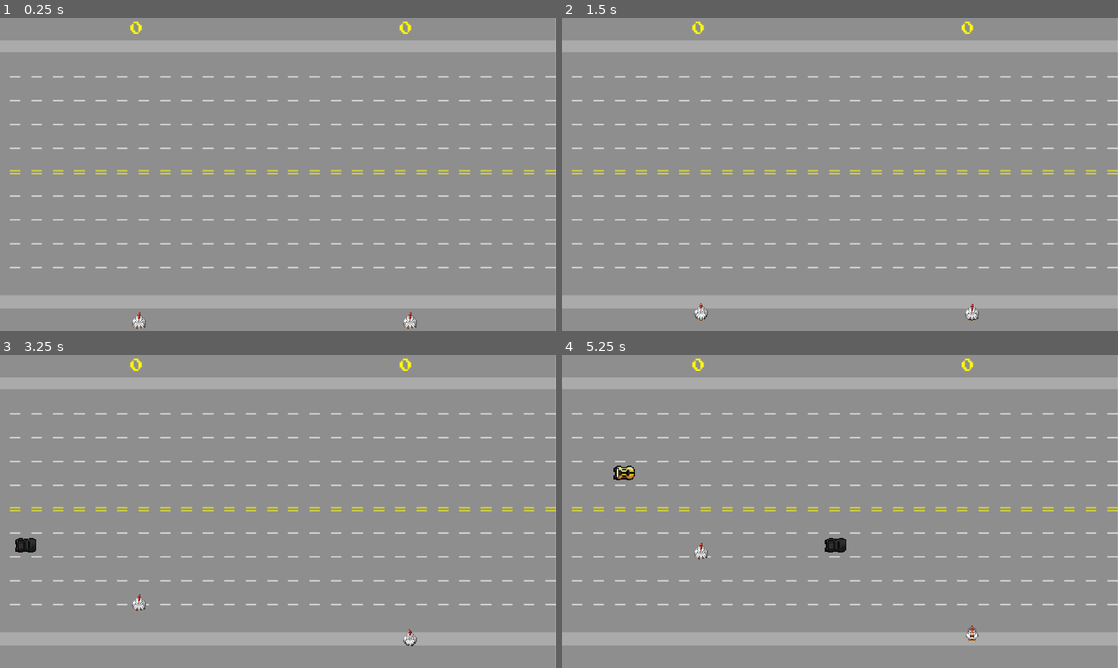
Above: before the commit, frames 1-4 (two rows, left to right).
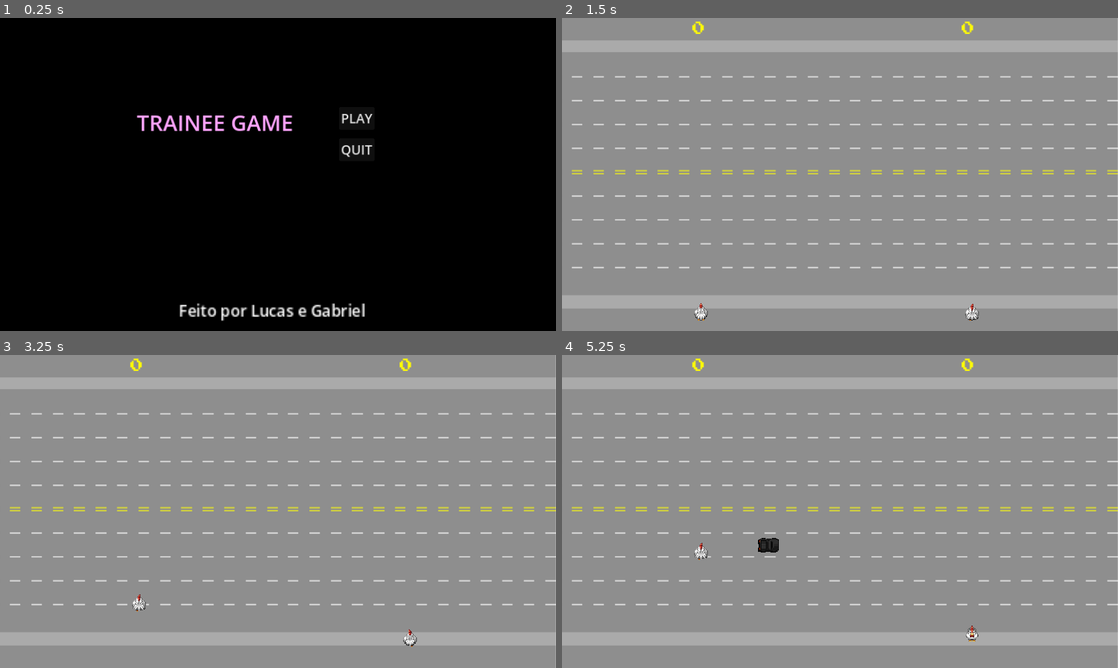
Above: after the commit, the same moments.

Repository: LSAquino/learning-godot
Game: Godot game, scene res://control.tscn
Same seed, same stepped clock (60 frames per second), same inputs: the game is played once before the commit and once after it. Before the commit the project starts from res://main.tscn.
Inputs (mouse positions are in pixels of both pictures, inside the frame that each line leads up to):
- Up to frame 1 (0.25 s): no input
- Up to frame 2 (1.5 s): click (917, 118) at 0.5 s, where only the run after the commit has a clickable "PLAY"; tap Enter at 1.25 s; move the mouse to (962, 158) at 1.27 s; hold Up (ui_up) from 1.28 s (still down); hold W (sobe) from 1.28 s (still down)
- Up to frame 3 (3.25 s): move the mouse to (166, 527) at 2.02 s; release Up (ui_up) at 2.03 s; release W (sobe) at 2.03 s; hold Down (ui_down) 2.03-2.78 s; tap W (sobe) at 2.1 s; move the mouse to (333, 442) at 2.77 s; hold Up (ui_up) from 2.78 s (still down); hold W (sobe) from 2.78 s (still down)
- Up to frame 4 (5.25 s): move the mouse to (812, 574) at 3.52 s; release W (sobe) at 3.53 s; tap W (sobe) at 3.6, 5.1 s; move the mouse to (1006, 558) at 4.27 s; release Up (ui_up) at 4.28 s; hold W (sobe) 4.28-5.03 s; hold Down (ui_down) from 4.28 s (still down); move the mouse to (673, 464) at 5.02 s

The runs differ from the first frame. In frame 1, 100% of the frame differs, in the area x 0-100%, y 0-100%; in frame 2, nothing differs; in frame 3, 0.2%; in frame 4, 0.5%.

Commit message:
.

Diff:
--- a/freeway/Control.gd
+++ b/freeway/Control.gd
@@ -2,21 +2,13 @@
 
 func _ready() -> void:
 	pass
-#		button.connect("mouse_exited", mouse_interaction (button))
-#		button.connect("mouse_entered", mouse_interaction (button))
-
 
 func _process(delta):
 	for button in get_tree().get_nodes_in_group("button"):
 		button.connect("pressed", Callable(self,"_on_Button_pressed").bind(button))
+		button.connect("mouse_exited", Callable(self,"mouse_interaction").bind(button))
+		button.connect("mouse_entered", Callable(self,"mouse_interaction").bind(button))
 
-func _on_button_pressed(buttom: Button):
-	match buttom.name:
-		"Play":
-			var _game: bool = get_tree().change_scene_to_file("res://main.tscn")
-
-		"Quit":
-			get_tree().quit()
 
 func mouse_interaction(buttom: Button, state: String) -> void:
 	match state:
@@ -25,3 +17,9 @@
 
 		"exited":
 			buttom.modulate.a = 0.5
+
+func _on_play_pressed():
+	get_tree().change_scene_to_file("res://main.tscn")
+
+func _on_quit_pressed():
+	get_tree().quit()
--- a/freeway/control.tscn
+++ b/freeway/control.tscn
@@ -88,3 +88,6 @@
 text = "Feito por Lucas e Gabriel"
 horizontal_alignment = 1
 vertical_alignment = 1
+
+[connection signal="pressed" from="ColorRect/Main/HBoxContainer/VBoxContainer/Play" to="." method="_on_play_pressed"]
+[connection signal="pressed" from="ColorRect/Main/HBoxContainer/VBoxContainer/Quit" to="." method="_on_quit_pressed"]
--- a/freeway/project.godot
+++ b/freeway/project.godot
@@ -11,7 +11,7 @@
 [application]
 
 config/name="freewaygamer"
-run/main_scene="res://main.tscn"
+run/main_scene="res://control.tscn"
 config/features=PackedStringArray("4.2", "Mobile")
 config/icon="res://icon.svg"
 
